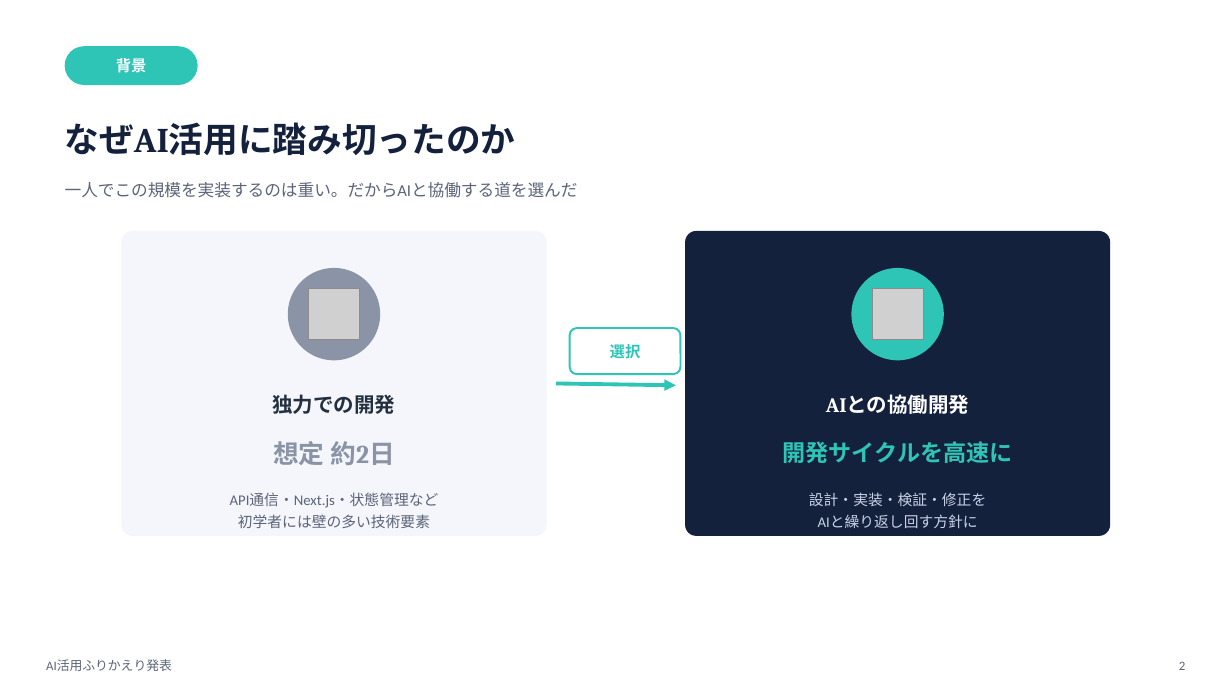
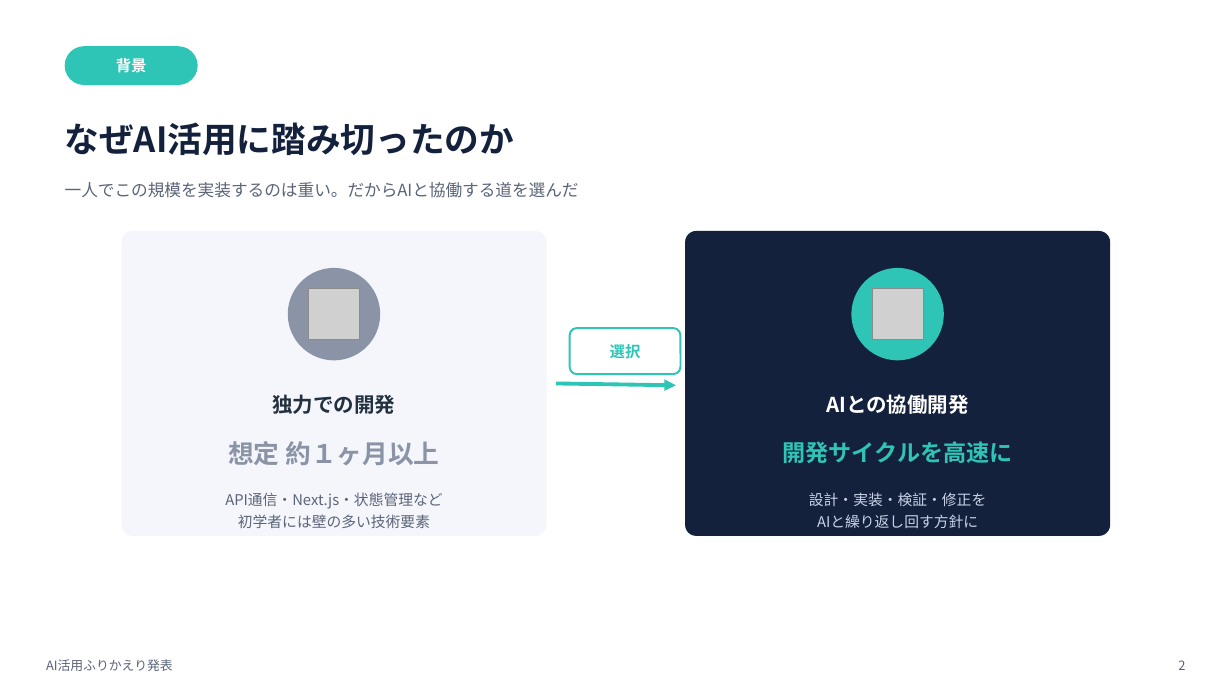
Before and after one commit to Yokochi513/Procson, a slide deck: slide 2 of shuukatsu-app/AI活用ふりかえり発表_2分版.pptx. Drawn at 1232x693 pixels with LibreOffice and Linux fonts; fonts in the diff are those of the drawing; grey boxes stand for pictures. Boxes give left, top, right and bottom in pixels: in the first picture for what was removed or moved away, otherwise in the second. Text is boxed around its words. In the diff, an @@ line names an element or a change of style, - is before the commit and + after.

```diff
--- a/shuukatsu-app/AI活用ふりかえり発表_2分版.pptx
+++ b/shuukatsu-app/AI活用ふりかえり発表_2分版.pptx
@@ text "なぜAI活用に踏み切ったのか" at [65,122,514,155]: font Cambria to Noto Sans CJK JP @@
@@ text "AIとの協働開発" at [826,394,968,414]: font Cambria to Noto Sans CJK JP @@
@@ text at [228,441,439,465]: text changed; font Cambria to Noto Sans CJK JP @@
-想定 約2日
+想定 約１ヶ月以上
@@ font Calibri to Noto Sans CJK JP in 5 elements at [65,182,579,198], [225,492,442,528], [809,492,986,528], [46,659,173,671], [1178,660,1185,670] @@
```
Also in this commit, not shown: 6 other slides changed, 5 other files.
